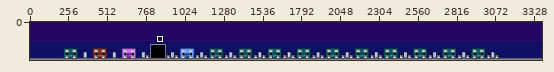
One commit to this pixel-art file: public/game/tiles/start.aseprite. Above, an overview of the earlier version with the close-up marked.
Close-up. Before:
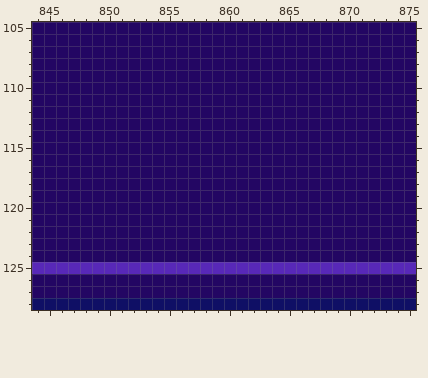
3376x312 pixels, 1 frame. Shown: x 844..875, y 105..128. The wide view leaves out empty margins. The commit also changed other parts of the picture, which this record leaves out.
The same view after the edit:
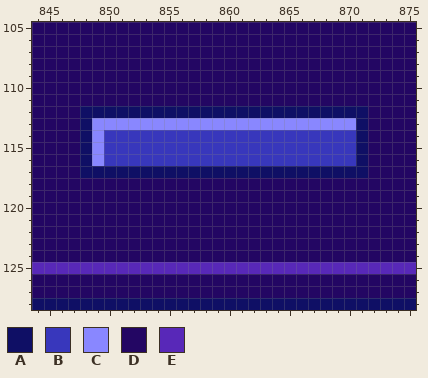
Palette (. is transparent): A #0f0f65  B #3837bc  C #8987ff  D #230663  E #5828b8
From old to new:
{"where": "layer \"machines\""}
{"y":112,"x":848,"old":"DDDDDDDDDDDDDDDDDDDDDDDD","new":"AAAAAAAAAAAAAAAAAAAAAAAA"}
{"y":113,"x":848,"old":"DDDDDDDDDDDDDDDDDDDDDDDD","new":"ACCCCCCCCCCCCCCCCCCCCCCA"}
{"y":114,"x":848,"old":"DDDDDDDDDDDDDDDDDDDDDDDD","new":"ACBBBBBBBBBBBBBBBBBBBBBA"}
{"y":115,"x":848,"old":"DDDDDDDDDDDDDDDDDDDDDDDD","new":"ACBBBBBBBBBBBBBBBBBBBBBA"}
{"y":116,"x":848,"old":"DDDDDDDDDDDDDDDDDDDDDDDD","new":"ACBBBBBBBBBBBBBBBBBBBBBA"}
{"y":117,"x":848,"old":"DDDDDDDDDDDDDDDDDDDDDDDD","new":"AAAAAAAAAAAAAAAAAAAAAAAA"}
{"label":"changed","picture_box":[80,106,368,178]}
